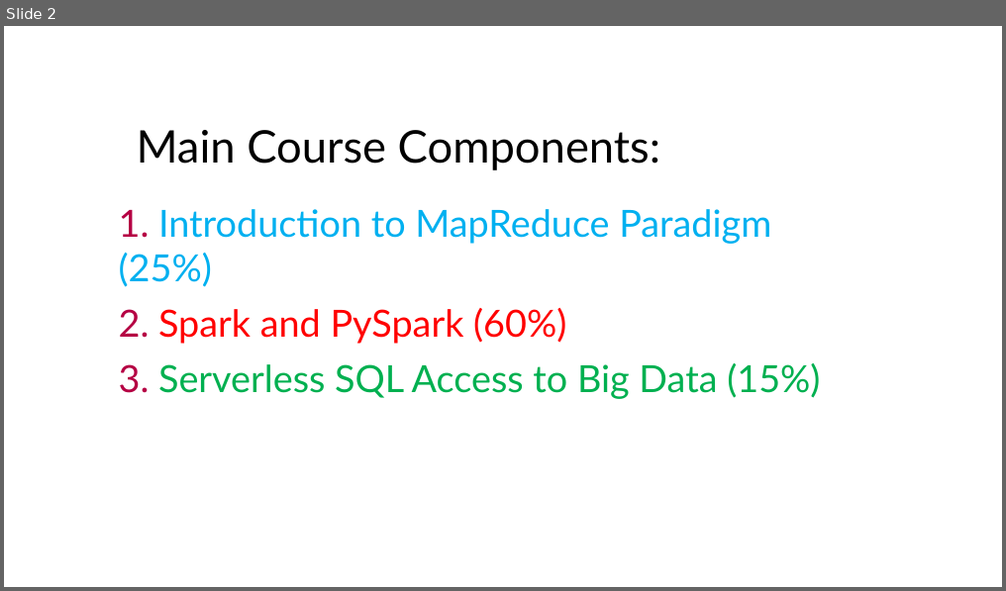
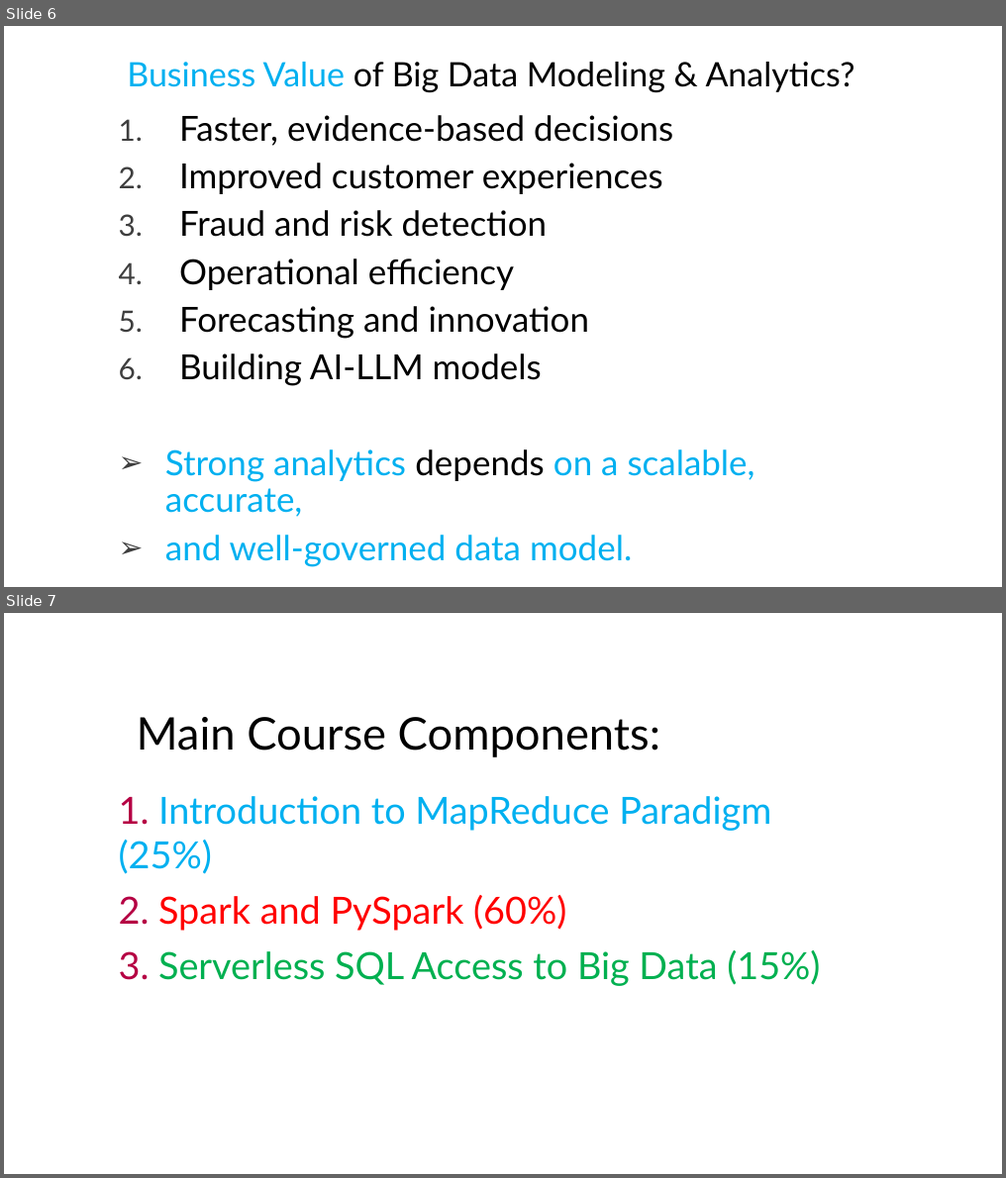
Before and after one commit to mahmoudparsian/big-data-modeling, a slide deck: course_outine_10_weeks/Course_Outline_Big_Data_Modeling.pptx. Shown one above the other, each under a label of ours: slide 2 before the commit, slides 6 and 7 after it. The pictures are 1006x591 and 1006x1178 pixels, drawn with LibreOffice and Linux fonts; fonts in the diff are those of the drawing; background and template pictures are left out. Boxes give left, top, right and bottom in pixels: in the first picture for what was removed or moved away, otherwise in the second. Text is boxed around its words. In the diff, an @@ line names an element or a change of style, - is before the commit and + after.

```diff
--- a/course_outine_10_weeks/Course_Outline_Big_Data_Modeling.pptx
+++ b/course_outine_10_weeks/Course_Outline_Big_Data_Modeling.pptx
@@ slide 6 added at bbox=[4, 26, 1002, 587], background #FFFFFF @@
@@ title added at bbox=[127, 62, 855, 93], 32.4 pt, text #000000 @@
+Business Value of Big Data Modeling & Analytics?
@@ subtitle added at bbox=[165, 115, 755, 568], 33.3 pt, text #000000 @@
+1. Faster, evidence-based decisions
+2. Improved customer experiences
+3. Fraud and risk detection
+4. Operational efficiency
+5. Forecasting and innovation
+6. Building AI-LLM models
+➢ Strong analytics depends on a scalable, accurate,
+➢ and well-governed data model.
@@ what was slide 2 is now slide 7 @@
```
Also in this commit, not shown: 2 slides changed, 4 other slides added, 1 other file.
